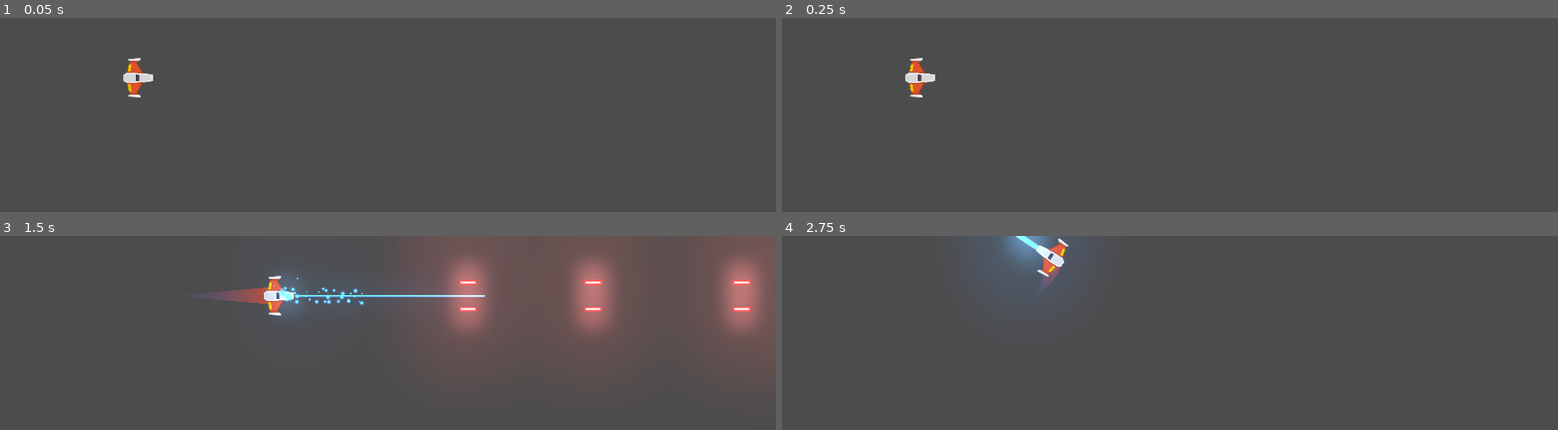
Above: before the commit, frames 1-4 (two rows, left to right).
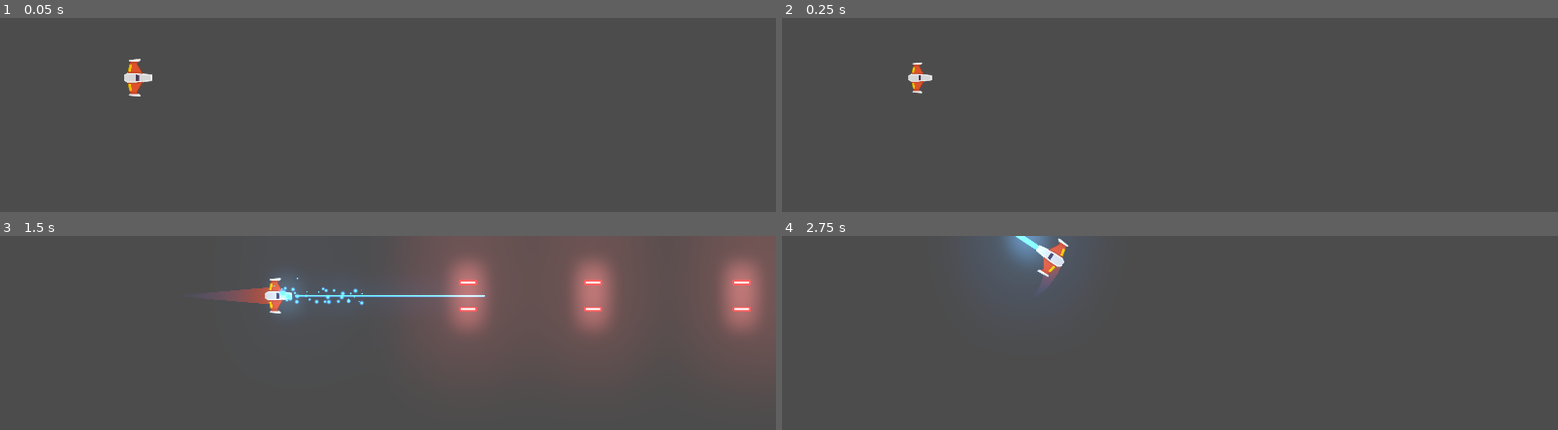
Above: after the commit, the same moments.

Repository: rominaBr/Meteoritos
Game: Godot game, scene res://Juegos/Niveles/NivelTest.tscn
The game is run twice, just before and just after one commit, with the same random seed, the same clock (stepped at 60 frames per second) and the same inputs.
Inputs (mouse positions are in pixels of both pictures, inside the frame that each line leads up to):
- Up to frame 1 (0.05 s): no input
- Up to frame 2 (0.25 s): no input
- Up to frame 3 (1.5 s): move the mouse to (outside the picture) at 0.52 s; press the mouse at (outside the picture) at 0.53 s; hold W (mover_adelante) 0.53-1.28 s; move the mouse to (outside the picture) at 1.27 s; release the mouse at (outside the picture) at 1.28 s; hold S (mover_atras) from 1.28 s (still down); right-click (outside the picture) at 1.35 s
- Up to frame 4 (2.75 s): move the mouse to (1247, 358) at 2.02 s; release S (mover_atras) at 2.03 s; hold W (mover_adelante) from 2.03 s (still down); hold A (rotar_antihorario) from 2.03 s (still down)

The runs differ from the first frame. In frame 1, 0.1% of the frame differs, in the area x 15-20%, y 20-41%; in frame 2, 0.3%; in frame 3, 0.2%; in frame 4, nothing differs.

Commit message:
Spawnear

Diff:
--- a/Juegos/Naves/Player/Player.gd
+++ b/Juegos/Naves/Player/Player.gd
@@ -106,3 +106,8 @@
 
 	if Input.is_action_just_released("disparo_principal"):
 		canion.set_esta_disparando(false)
+
+
+func _on_AnimationPlayer_animation_finished(anim_name: String) -> void:
+	if anim_name == "spawn":
+		controlador_estados(ESTADO.VIVO)
--- a/Juegos/Naves/Player/Player.tscn
+++ b/Juegos/Naves/Player/Player.tscn
@@ -10,6 +10,22 @@
 
 [sub_resource type="CircleShape2D" id=1]
 radius = 37.0
+
+[sub_resource type="Animation" id=2]
+resource_name = "spawn"
+length = 1.6
+tracks/0/type = "value"
+tracks/0/path = NodePath("Sprite:scale")
+tracks/0/interp = 1
+tracks/0/loop_wrap = true
+tracks/0/imported = false
+tracks/0/enabled = true
+tracks/0/keys = {
+"times": PoolRealArray( 0, 0.8, 1, 1.2, 1.4, 1.6 ),
+"transitions": PoolRealArray( 1, 1, 1, 1, 1, 1 ),
+"update": 0,
+"values": [ Vector2( 1, 1 ), Vector2( 0.3, 0.3 ), Vector2( 0.5, 0.5 ), Vector2( 0.7, 0.7 ), Vector2( 0.8, 0.8 ), Vector2( 1, 1 ) ]
+}
 
 [node name="Player" type="RigidBody2D"]
 z_index = 50
@@ -57,4 +73,10 @@
 
 [node name="MotorSFX" parent="." instance=ExtResource( 7 )]
 
+[node name="AnimationPlayer" type="AnimationPlayer" parent="."]
+autoplay = "spawn"
+anims/spawn = SubResource( 2 )
+
+[connection signal="animation_finished" from="AnimationPlayer" to="." method="_on_AnimationPlayer_animation_finished"]
+
 [editable path="Canion"]
Not shown: 1 places in Juegos/Naves/Player/Player.tscn that only renumber resources
